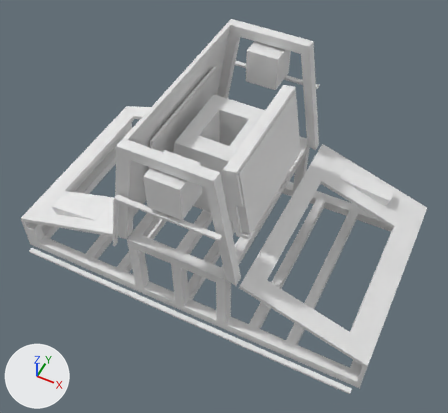
The Blender file arcade.blend as it was, and as the next commit left it.
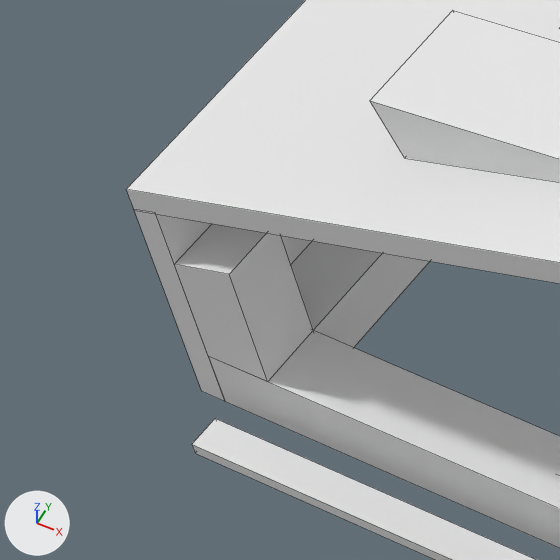
The first picture shows the older version from a 50 mm lens placed at (37.4, -53.0, 105.6), pointed at (1.8, 18.2, 16.6). The close-ups show both versions on the part from 1% to 17% of the width and 47% to 64% of the height of that picture; other places that the commit changed are outside them. Arrows for +X, +Y and +Z are at lower left; the lights stay in place. The close-ups show mesh edges as thin lines. The same objects are shown in both versions, whatever each file hides.

The first close-up shows 'ACov_L', 'A_L', 'Ash_1', 'B_L_1', 'Front_1', 'H_1', 'Hands_1'.
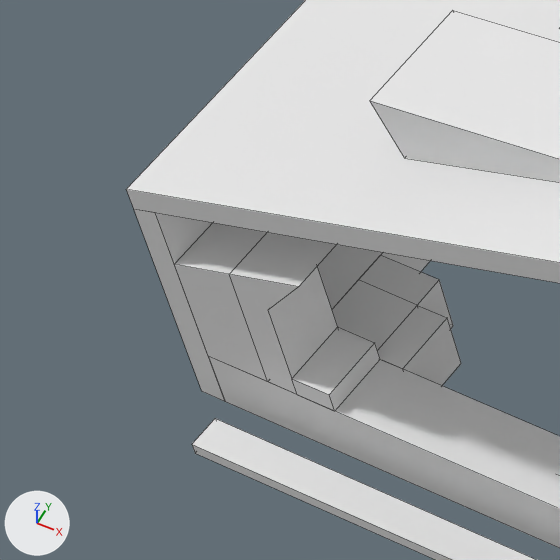
Where the newer file only moved an object's origin or applied its transform, the numbers keep the older frame.

Changed parts and their boxes [x1, y1, x2, y2] in the close-ups (560 x 560 px):
'Ang_1_L_1', added: after [229, 232, 380, 411]
'Ang_2_L_1', added: after [332, 255, 461, 386]
'H_1', unchanged, covered by the edit: before [291, 241, 430, 348]; after [317, 245, 430, 309]

The change, as a list of edits to the scene's bpy script:
```text
Add me_cube_094:
    me_cube_094.from_pydata([(-2.0, -2.0, 0.0), (-2.0, -2.0, 2.0), (-2.0, 0.0, 0.0), (-2.0, 0.0, 2.0), (0.0, -2.0, 0.0), (0.0, -2.0, 2.0), (0.0, 0.0, 0.0), (0.0, 0.0, 2.0), (-2.0, -3.0, 0.0), (-2.0, -3.0, 2.0), (0.0, -3.0, 2.0), (0.0, -3.0, 0.0), (-3.0, 0.0, 0.0), (-3.0, -2.0, 0.0), (-3.0, -2.0, 2.0), (-3.0, 0.0, 2.0)], [], [(1, 3, 15, 14), (2, 3, 7, 6), (6, 7, 5, 4), (5, 1, 9, 10), (2, 6, 4, 0), (7, 3, 1, 5), (11, 10, 9, 8), (4, 5, 10, 11), (1, 0, 8, 9), (0, 4, 11, 8), (13, 14, 15, 12), (2, 0, 13, 12), (3, 2, 12, 15), (0, 1, 14, 13)])
Add me_cube_082:
    me_cube_082.from_pydata([(-2.0, -2.0, 0.0), (-4.99, -2.0, 2.36), (-2.0, 0.0, 0.0), (-4.99, 0.0, 2.36), (0.0, -2.0, 0.0), (0.0, -2.0, 2.0), (0.0, 0.0, 0.0), (0.0, 0.0, 2.0), (-2.0, -2.0, 0.31), (-2.0, -2.0, 1.58), (-2.0, 0.0, 1.58), (-2.0, 0.0, 0.31), (-4.5, 0.0, 0.0), (-4.5, -2.0, 0.0), (-4.5, -2.0, 0.31), (-4.5, 0.0, 0.31)], [], [(2, 11, 10, 3, 7, 6), (6, 7, 5, 4), (4, 5, 1, 9, 8, 0), (9, 1, 3, 10), (3, 1, 5, 7), (11, 8, 9, 10), (0, 8, 14, 13), (2, 6, 4, 0), (12, 13, 14, 15), (8, 11, 15, 14), (2, 0, 13, 12), (11, 2, 12, 15)])
Add ob_ang_2_l_1:
    ob_ang_2_l_1 = bpy.data.objects.new('Ang_2_L_1', me_cube_094)
    ob_ang_2_l_1.location = (-34.0, 4.6, 0.8)
    ob_ang_2_l_1.rotation_euler = (0.0, 0.0, 9.425)  # degrees (0, 0, 180)
Add ob_ang_1_l_1:
    ob_ang_1_l_1 = bpy.data.objects.new('Ang_1_L_1', me_cube_082)
    ob_ang_1_l_1.location = (-34.0, 2.6, 2.8)
    ob_ang_1_l_1.rotation_euler = (0.0, 0.0, 3.142)  # degrees (0, 0, 180)
    ob_ang_1_l_1.scale = (0.5, 1.0, 2.28)
```
